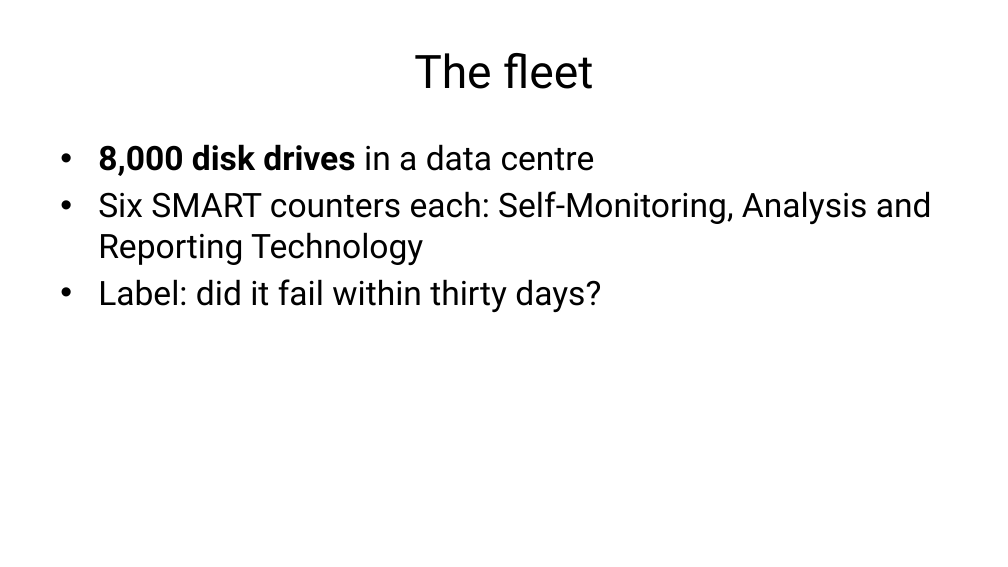
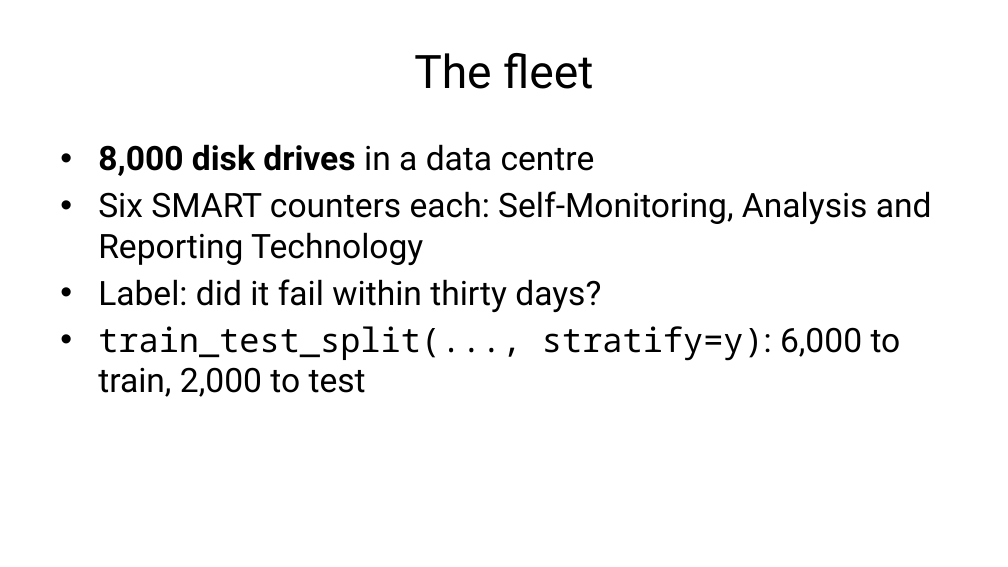
Before and after one commit to fabioantonini/technologies-for-artificial-intelligence, a slide deck: slide 5 of Lessons/04_classification_and_metrics/Slides/classification_and_metrics_slides.pptx. Drawn at 1008x567 pixels with LibreOffice and Linux fonts; fonts in the diff are those of the drawing; background and template pictures are left out. Boxes give left, top, right and bottom in pixels: in the first picture for what was removed or moved away, otherwise in the second. Text is boxed around its words. In the diff, an @@ line names an element or a change of style, - is before the commit and + after.

```diff
--- a/Lessons/04_classification_and_metrics/Slides/classification_and_metrics_slides.pptx
+++ b/Lessons/04_classification_and_metrics/Slides/classification_and_metrics_slides.pptx
@@ text at [98, 326, 901, 397]: paragraph added @@
+• train_test_split(..., stratify=y): 6,000 to train, 2,000 to test
```
Also in this commit, not shown: 11 other slides changed, 1 slide added, 1 slide removed, 4 other files.
